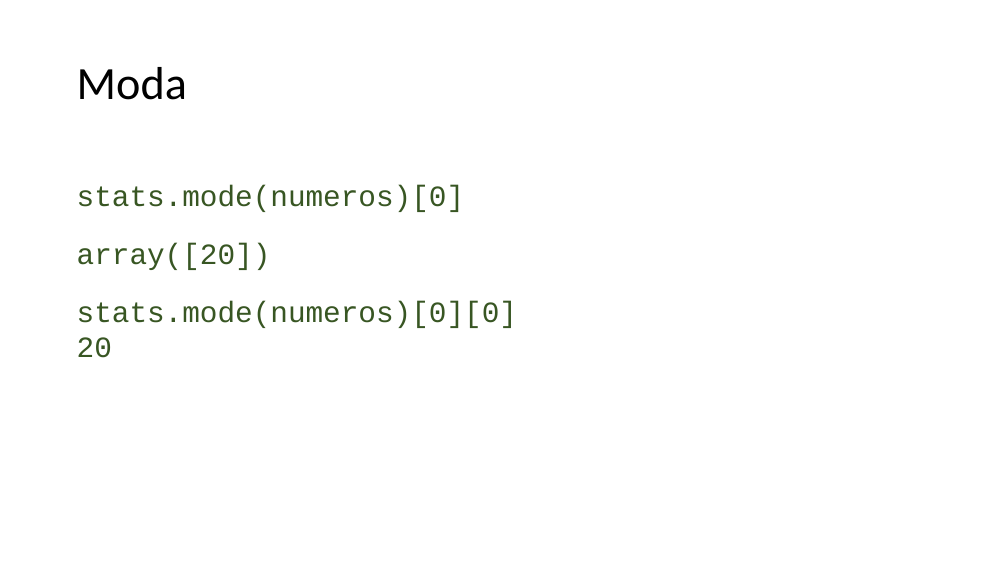
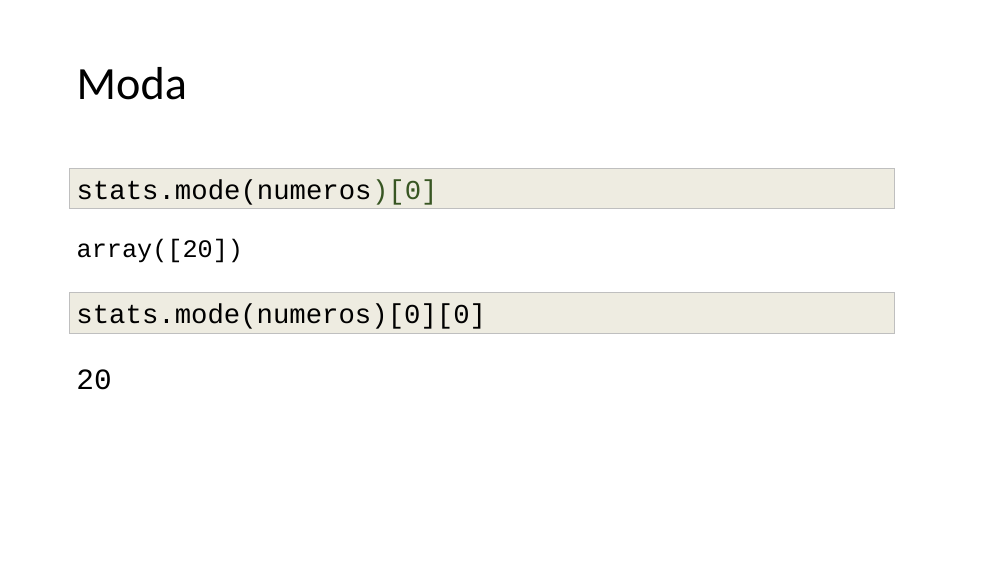
Before and after one commit to lidimayra/basic-stats, a slide deck: slide 20 of presentation.pptx. Drawn at 1008x567 pixels with LibreOffice and Linux fonts; fonts in the diff are those of the drawing. Boxes give left, top, right and bottom in pixels: in the first picture for what was removed or moved away, otherwise in the second. Text is boxed around its words. In the diff, an @@ line names an element or a change of style, - is before the commit and + after.

Commit message:
Formatting presentation

```diff
--- a/presentation.pptx
+++ b/presentation.pptx
@@ rectangle added at box(70, 169, 895, 209), fill #EEECE1, outline #BFBFBF 0.75 pt, 26 pt, text #000000 @@
+stats.mode(numeros)[0]
@@ text at box(77, 185, 517, 328): paragraphs removed @@
-stats.mode(numeros)[0]
-array([20])
-stats.mode(numeros)[0][0]
@@ text added at box(77, 239, 243, 263), 24 pt, text #000000 @@
+array([20])
@@ rectangle added at box(69, 293, 894, 333), fill #EEECE1, outline #BFBFBF 0.75 pt, 26 pt, text #000000 @@
+stats.mode(numeros)[0][0]
@@ text "20": place and size @@
-text "20" at box(77, 185, 517, 358)
+text "20" at box(76, 369, 111, 390)
@@ text "20" at box(76, 369, 111, 390): text colour #385623 to #000000 @@
```
Also in this commit, not shown: 19 other slides changed.
